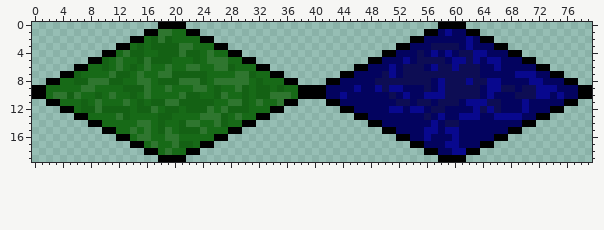
One commit to this sprite sheet: Images/tiles.png. The picture above was drawn from the file before the commit.
The file is 80x20 pixels. Pixels under 10% opacity are left out. Colours within 5 levels of each other are drawn and written as one.
And afterwards:
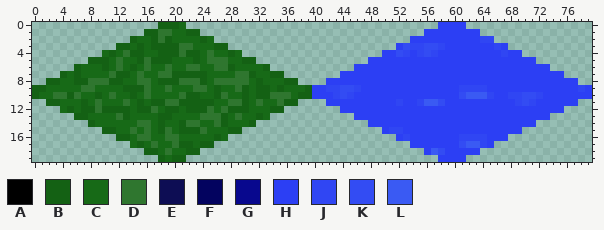
Palette (. is transparent): A #000000  B #146114  C #176a17  D #2f762f  E #0d0d54  F #03035f  G #08088e  H #2c3ff4  J #3046f3  K #334cf3  L #3a5af3
Diff:
Changed rows in their new state; - is an unchanged pixel.
first column x 0:
 0 ------------------BBBC------------------------------------HHHH------------------
 1 ----------------BB----BB--------------------------------HHHHHHHH----------------
 2 --------------BC--------BC----------------------------HHHHHHHHHHJJ--------------
 3 ------------BB------------BB------------------------HKJJKKJHHHHHHHJH------------
 4 ----------CB----------------BC--------------------HHKJHJKJHHHHHHHHHJHH----------
 5 --------BB--------------------BB----------------HHHHHHHHHHHHHHHHHHHHHHHH--------
 6 ------BC------------------------CB------------HHHHHHHHHHHHHHHHHHHHHHHHHHHH------
 7 ----BC----------------------------BB--------HHHHHHHHHHHHHHHHHHHHHHHHHHHHHHHH----
 8 --BB--------------------------------BB----HHHHHHHHHHHHHHHHHHHHHHHHHHHHHHHHHHHH--
 9 BB------------------------------------CBHHJJKKJHHHHHHHHHHHHHHJJJJHHHHHHHHHHHHHJH
10 BC------------------------------------BBHHHJKJHHHHHHHHHHHHHHHKLLLJHHJJKKJHHHHHHH
11 --BB--------------------------------BB----HHHHHHHHHHJHHJLLKHHHHHHHHHHJKJHHHHHH--
12 ----CB----------------------------BB--------HHHHHHHHHHHHHHHHHHHHHHHHHHHHHHHH----
13 ------BB------------------------BC------------HHHHHHHHHHHHHHHHHHHHHHHHHHHH------
14 --------BC--------------------CB----------------HHHHHHHHHHHHHHHHHHHHHHHH--------
15 ----------BB----------------BB--------------------HJJHHHHHHHHHHHHHHHHH----------
16 ------------BB------------BC------------------------HJHHHHHHHJJJJHHH------------
17 --------------CB--------BB----------------------------HHHHHHHKLLJH--------------
18 ----------------BB----BB--------------------------------HLKHHHHH----------------
19 ------------------BCBB------------------------------------HHHH------------------
Changed places in both pictures, as pixel boxes (x1, y1, x2, y2):
changed: (32, 22, 592, 162)
